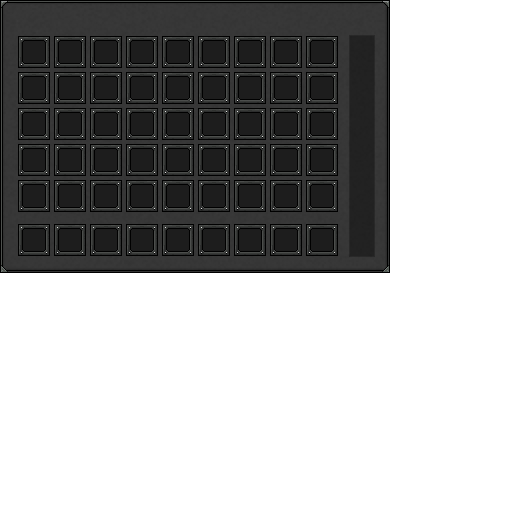
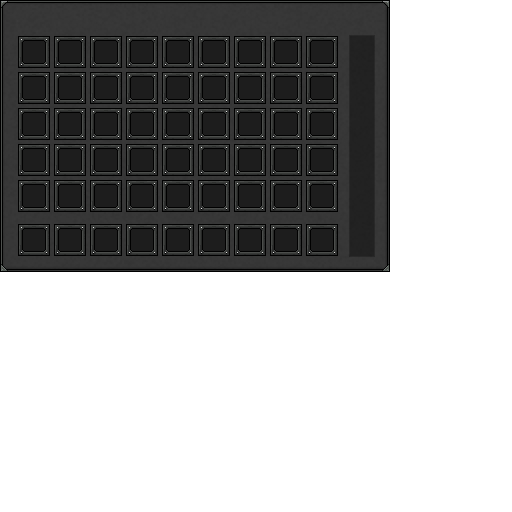
Layer changes from the first 512px x 512px image to the second:
painted on "Outline" over [0, 264, 390, 273]
painted on "BG" (2nd of 2, in "Creative Items" › "BG") over [0, 272, 390, 273]
